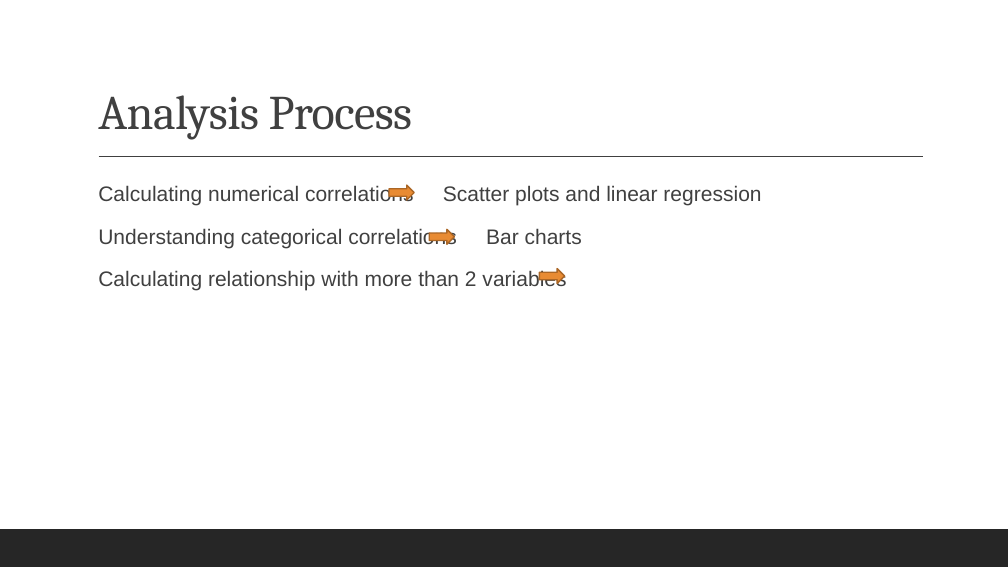
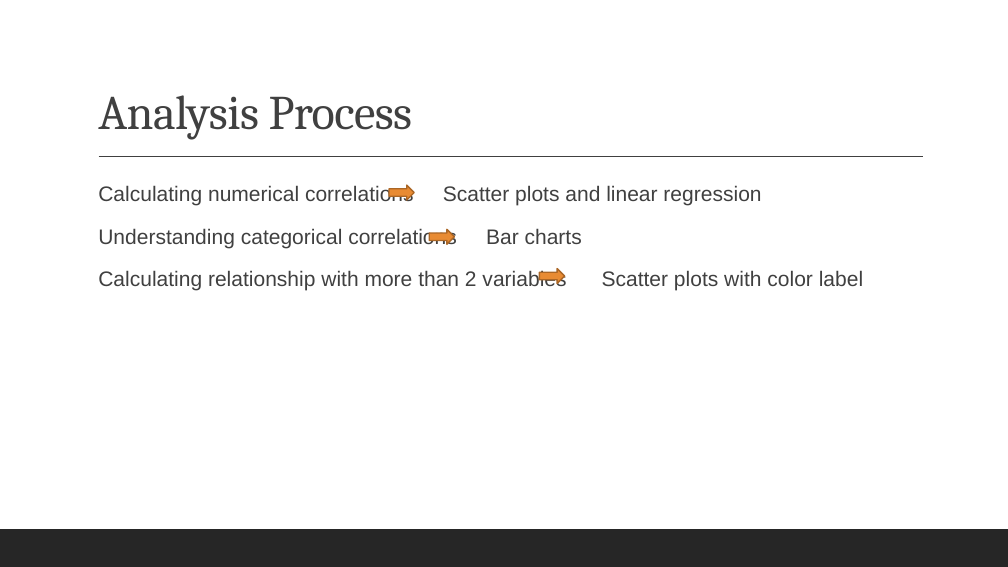
Before and after one commit to reginesgit/Factors-Contributing-to-a-Countrys-Happiness, a slide deck: slide 8 of Anaconda_Results_Presentation.pptx. Drawn at 1008x567 pixels with LibreOffice and Linux fonts; fonts in the diff are those of the drawing. Boxes give left, top, right and bottom in pixels: in the first picture for what was removed or moved away, otherwise in the second. Text is boxed around its words. In the diff, an @@ line names an element or a change of style, - is before the commit and + after.

```diff
--- a/Anaconda_Results_Presentation.pptx
+++ b/Anaconda_Results_Presentation.pptx
@@ text at (x1=98, y1=269, x2=863, y2=290): text changed @@
-  Calculating relationship with more than 2 variables
+  Calculating relationship with more than 2 variables Scatter plots with color label
```
Also in this commit, not shown: 5 other slides changed, 1 slide added, 1 slide removed, 5 other files.
